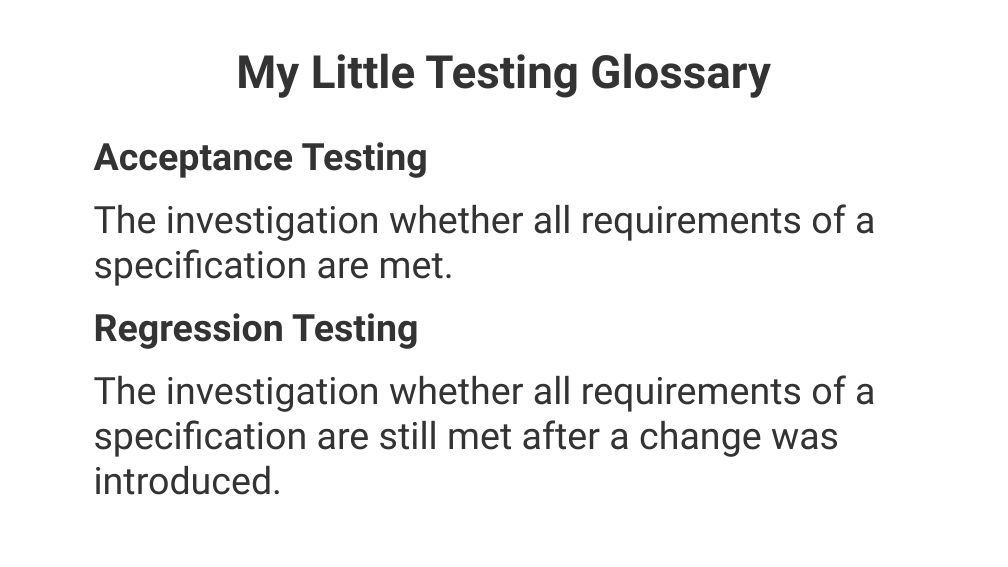
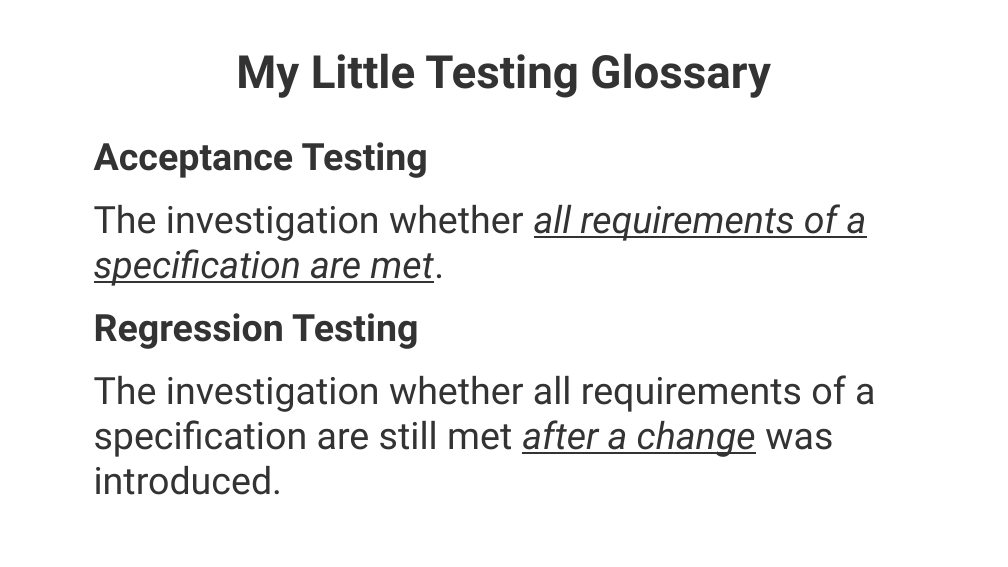
Before and after one commit to maxmeffert/SystemTesting, a slide deck: slide 7 of Presentation/Presentation.odp (slide 5 before the commit). Drawn at 1008x567 pixels with LibreOffice and Linux fonts; fonts in the diff are those of the drawing; background and template pictures are left out. Boxes give left, top, right and bottom in pixels: in the first picture for what was removed or moved away, otherwise in the second. Text is boxed around its words. In the diff, an @@ line names an element or a change of style, - is before the commit and + after.

```diff
--- a/Presentation/Presentation.odp
+++ b/Presentation/Presentation.odp
@@ text at <box>94,204,875,457</box>: italic on, underline on in "all requirements of a specification are met.", "after a change" @@
```
Also in this commit, not shown: 4 other slides changed, 10 slides added, 3 slides removed, 1 other file.
